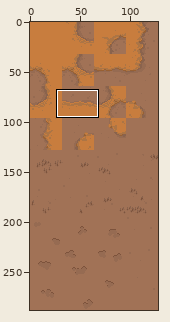
Two states of a sprite sheet, sprites/STileset_ground/layers/0175e329-aba3-41aa-b7fa-dd2ef5627401/f9aeae57-26f0-48a9-9405-dbc467d55af4.png. Above: a wide view before the commit, with the close-up outlined.
Close-up. Before the commit:
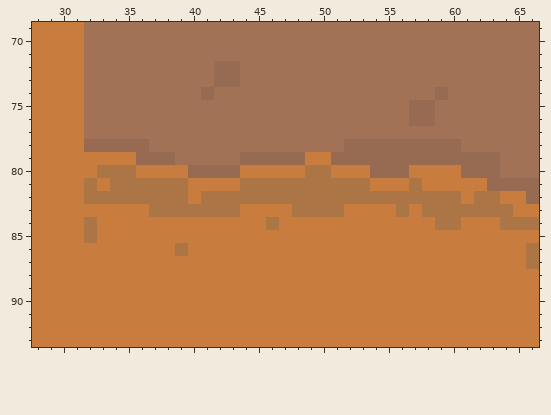
The file is 128x288 pixels. Shown: x 28..66, y 69..93.
After the commit:
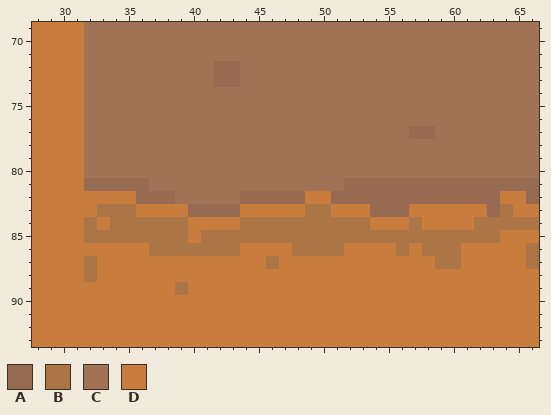
Palette (. is transparent): A #966b52  B #ac7545  C #a17256  D #c87d3e
Edits made:
@@ x 28..66 @@
 73 DDDDCCCCCCCCCCAACCCCCCCCCCCCCCCCCCCCCCC
-74 DDDDCCCCCCCCCACCCCCCCCCCCCCCCCCACCCCCCC
-75 DDDDCCCCCCCCCCCCCCCCCCCCCCCCCAACCCCCCCC
-76 DDDDCCCCCCCCCCCCCCCCCCCCCCCCCAACCCCCCCC
-77 DDDDCCCCCCCCCCCCCCCCCCCCCCCCCCCCCCCCCCC
-78 DDDDAAAAACCCCCCCCCCCCCCCAAAAAAAAACCCCCC
-79 DDDDDDDDAAACCCCCAAAAADDAAAAAAAAAAAAACCC
-80 DDDDDBBBDDDDAAAADDDDDBBDDDAAADDDDAAACCC
-81 DDDDBDBBBBBBDDDDBBBBBBBBBBDDDBDDDDDAAAA
-82 DDDDBBBBBBBBDBBBBBBBBBBBBBBBBBBBBDBBDDA
-83 DDDDDDDDDBBBBBBBDDDDBBBBDDDDBDBBBBBBBDD
-84 DDDDBDDDDDDDDDDDDDBDDDDDDDDDDDDBBDDDBBB
-85 DDDDBDDDDDDDDDDDDDDDDDDDDDDDDDDDDDDDDDD
-86 DDDDDDDDDDDBDDDDDDDDDDDDDDDDDDDDDDDDDDB
-87 DDDDDDDDDDDDDDDDDDDDDDDDDDDDDDDDDDDDDDB
-88 DDDDDDDDDDDDDDDDDDDDDDDDDDDDDDDDDDDDDDD
-89 DDDDDDDDDDDDDDDDDDDDDDDDDDDDDDDDDDDDDDD
+74 DDDDCCCCCCCCCCCCCCCCCCCCCCCCCCCCCCCCCCC
+75 DDDDCCCCCCCCCCCCCCCCCCCCCCCCCCCCCCCCCCC
+76 DDDDCCCCCCCCCCCCCCCCCCCCCCCCCCCCCCCCCCC
+77 DDDDCCCCCCCCCCCCCCCCCCCCCCCCCAACCCCCCCC
+78 DDDDCCCCCCCCCCCCCCCCCCCCCCCCCCCCCCCCCCC
+79 DDDDCCCCCCCCCCCCCCCCCCCCCCCCCCCCCCCCCCC
+80 DDDDCCCCCCCCCCCCCCCCCCCCCCCCCCCCCCCCCCC
+81 DDDDAAAAACCCCCCCCCCCCCCCAAAAAAAAAAAAAAA
+82 DDDDDDDDAAACCCCCAAAAADDAAAAAAAAAAAAADDA
+83 DDDDDBBBDDDDAAAADDDDDBBDDDAAADDDDDDABDD
+84 DDDDBDBBBBBBDDDDBBBBBBBBBBDDDBDDDDBBBBB
+85 DDDDBBBBBBBBDBBBBBBBBBBBBBBBBBBBBBBBDDD
+86 DDDDDDDDDBBBBBBBDDDDBBBBDDDDBDBBBDDDDDB
+87 DDDDBDDDDDDDDDDDDDBDDDDDDDDDDDDBBDDDDDB
+88 DDDDBDDDDDDDDDDDDDDDDDDDDDDDDDDDDDDDDDD
+89 DDDDDDDDDDDBDDDDDDDDDDDDDDDDDDDDDDDDDDD
 90 DDDDDDDDDDDDDDDDDDDDDDDDDDDDDDDDDDDDDDD
Where, in picture pixels (left, top, right, bottom), the same in both close-ups:
changed: (84, 87, 500, 295)
